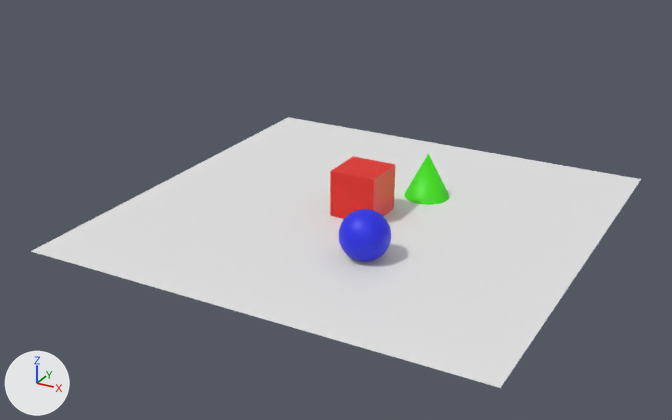
The Blender file project_files/scene.blend as it was, and as the next commit left it.
Before and after are seen from a 50 mm lens placed at (16.5, -32.3, 16.0), pointed at (-0.4, -1.6, 0.6). Lighting does not change. The marker at lower left points along +X, +Y and +Z.

The older version as bpy lines, for what is in view:
```python
me_cone = bpy.data.meshes.new('Cone')
me_cone.from_pydata(...)  # a 32-sided cone pointing to +z spanning x -1.0..1.0, y -1.0..1.0, z -1.0..1.0
me_cone.polygons.foreach_set('use_smooth', [True] * 33)
me_cone.materials.append(mat_material_001)  # green #42e706
me_cube = bpy.data.meshes.new('Cube')
me_cube.from_pydata(...)  # a box spanning x -1.0..1.0, y -1.0..1.0, z -1.0..1.0
me_cube.materials.append(mat_material)  # red #e71d0e
me_plane = bpy.data.meshes.new('Plane')
me_plane.from_pydata([(-1.0, -1.0, 0.0), (1.0, -1.0, 0.0), (-1.0, 1.0, 0.0), (1.0, 1.0, 0.0)], [], [(0, 1, 3, 2)])
ob_cone = bpy.data.objects.new('Cone', me_cone)
ob_cone.location = (1.66, 2.96, 0.99)
ob_cube = bpy.data.objects.new('Cube', me_cube)
ob_cube.location = (0.0, 0.0, 1.01)
ob_plane = bpy.data.objects.new('Plane', me_plane)
ob_plane.location = (0.0, 0.0, 0.0)
ob_plane.scale = (9.54, 9.54, 9.54)
# also in view: 'Sphere' at (2.0, -3.8, 0.9)
```
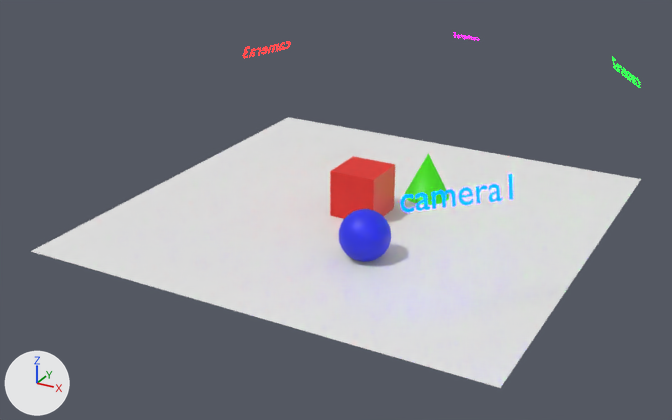
Changed parts and their boxes (x1, y1, x2, y2) in the pictures (672 x 420 px):
'Text.002', added: after (401, 174, 513, 212)
'Text', added: after (243, 41, 290, 58)
'Text.001', added: after (612, 57, 640, 88)
'Text.003', added: after (454, 32, 479, 40)

The change, as a diff of the scene's bpy script:
```diff
--- a/project_files/scene.blend.py
+++ b/project_files/scene.blend.py
@@ mat_material_006 @@
+mat_material_006 = emission_material('Material.006')
+mat_material_006.base_color = (1.0, 0.0, 0.433)  # pink #ff00b0
+mat_material_006.strength = 24.9
@@ mat_material_005 @@
+mat_material_005 = emission_material('Material.005')
+mat_material_005.base_color = (0.0, 0.018, 1.0)  # blue #0024ff
+mat_material_005.strength = 24.9
@@ mat_material_004 @@
+mat_material_004 = emission_material('Material.004')
+mat_material_004.base_color = (0.0, 1.0, 0.00297)  # green #00ff0a
+mat_material_004.strength = 24.9
@@ mat_material_003 @@
+mat_material_003 = emission_material('Material.003')
+mat_material_003.base_color = (1.0, 0.00239, 0.00206)  # red #ff0807
+mat_material_003.strength = 24.9
@@ txt_text_003 @@
+txt_text_003 = bpy.data.curves.new('Text.003', 'FONT')
+txt_text_003.body = 'camera4'
+txt_text_003.materials.append(mat_material_006)  # pink #ff00b0
@@ txt_text_002 @@
+txt_text_002 = bpy.data.curves.new('Text.002', 'FONT')
+txt_text_002.body = 'camera1'
+txt_text_002.materials.append(mat_material_005)  # blue #0024ff
@@ txt_text_001 @@
+txt_text_001 = bpy.data.curves.new('Text.001', 'FONT')
+txt_text_001.body = 'camera2'
+txt_text_001.materials.append(mat_material_004)  # green #00ff0a
@@ txt_text @@
+txt_text = bpy.data.curves.new('Text', 'FONT')
+txt_text.body = 'camera3'
+txt_text.materials.append(mat_material_003)  # red #ff0807
@@ ob_text_003 @@
+ob_text_003 = bpy.data.objects.new('Text.003', txt_text_003)
+ob_text_003.location = (1.46, 8.97, 5.65)
+ob_text_003.rotation_euler = (1.279, -0.0228, 9.427)  # degrees (73, -1.3, 180)
+ob_text_003.scale = (0.37, 0.37, 0.37)
@@ ob_text_002 @@
+ob_text_002 = bpy.data.objects.new('Text.002', txt_text_002)
+ob_text_002.location = (5.24, -7.69, 4.06)
+ob_text_002.rotation_euler = (1.318, -0.00304, 7.065)  # degrees (76, -0.2, 45)
+ob_text_002.scale = (1.21, 1.21, 1.21)
@@ ob_text_001 @@
+ob_text_001 = bpy.data.objects.new('Text.001', txt_text_001)
+ob_text_001.location = (9.87, 4.58, 5.61)
+ob_text_001.rotation_euler = (1.279, -0.0228, 8.459)  # degrees (73, -1.3, 125)
+ob_text_001.scale = (0.848, 0.848, 0.848)
@@ ob_text @@
+ob_text = bpy.data.objects.new('Text', txt_text)
+ob_text.location = (-5.97, 4.05, 5.48)
+ob_text.rotation_euler = (1.2, -0.00858, 4.437)  # degrees (69, -0.5, 254)
+ob_text.scale = (0.848, 0.848, 0.848)
```
